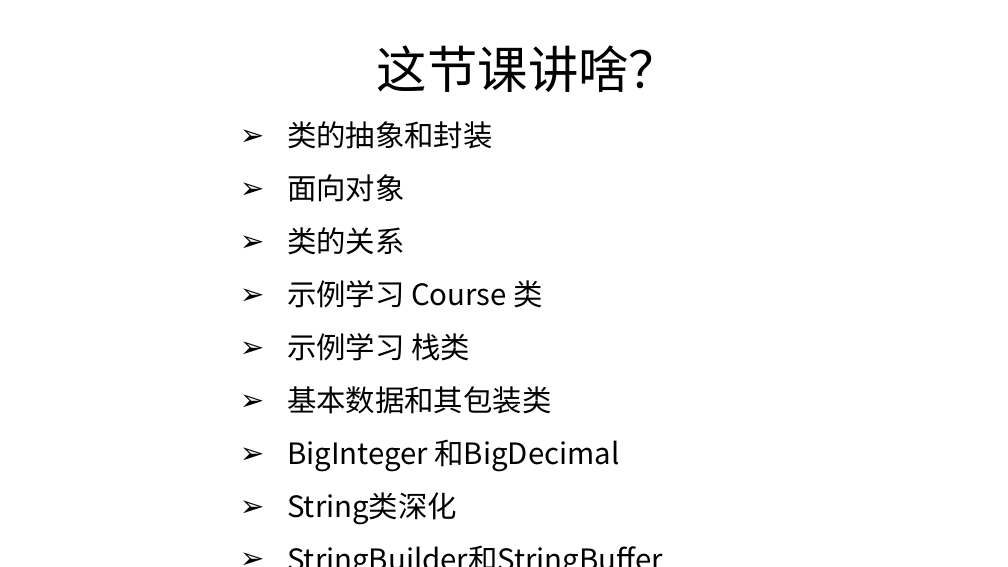
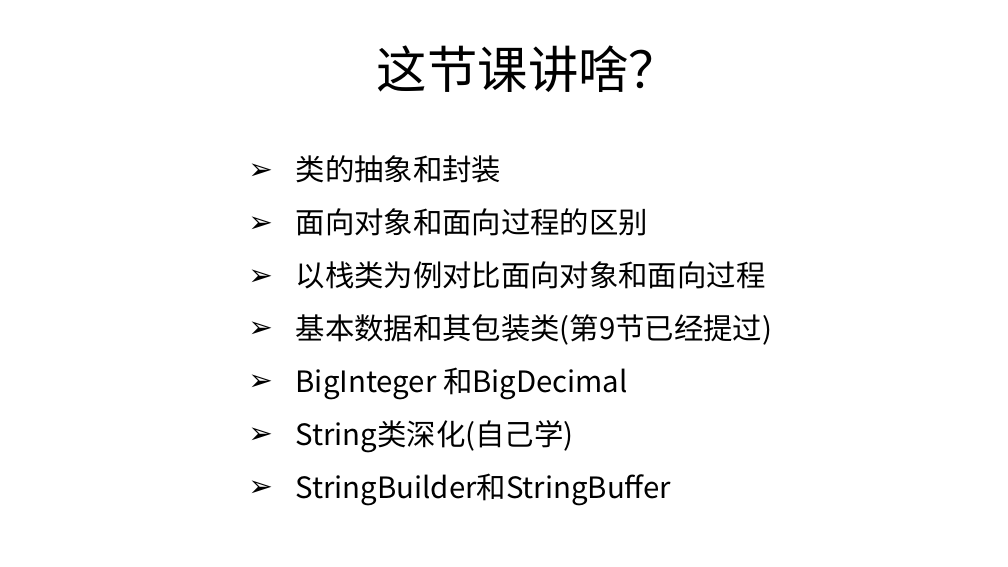
Before and after one commit to zjyesir/hmc_java_1, a slide deck: slide 2 of ppt/10. 对象的思考.pptx. Drawn at 1008x567 pixels with LibreOffice and Linux fonts; fonts in the diff are those of the drawing; background and template pictures are left out. Boxes give left, top, right and bottom in pixels: in the first picture for what was removed or moved away, otherwise in the second. Text is boxed around its words. In the diff, an @@ line names an element or a change of style, - is before the commit and + after.

```diff
--- a/ppt/10. 对象的思考.pptx
+++ b/ppt/10. 对象的思考.pptx
@@ text "类的抽象和封装": place and size @@
-text "类的抽象和封装" at <box>287,121,620,525</box>
+text "类的抽象和封装" at <box>296,155,772,506</box>
@@ text at <box>296,208,772,345</box>: text changed @@
-➢ 面向对象
-➢ 类的关系
-➢ 示例学习 Course 类
-➢ 示例学习 栈类
-➢ 基本数据和其包装类
+➢ 面向对象和面向过程的区别
+➢ 以栈类为例对比面向对象和面向过程
+➢ 基本数据和其包装类(第9节已经提过)
@@ text at <box>296,420,574,453</box>: text changed @@
-➢ String类深化
+➢ String类深化(自己学)
```
Also in this commit, not shown: 2 other slides changed, 8 slides added, 22 slides removed, 5 other files.
